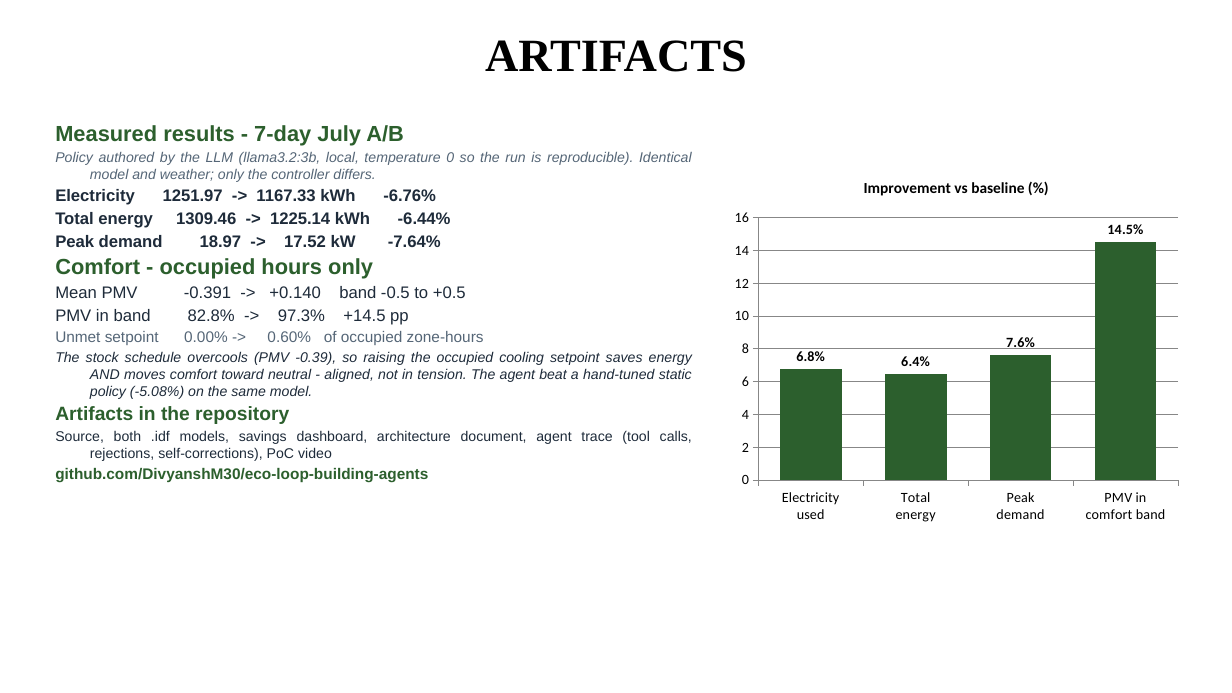
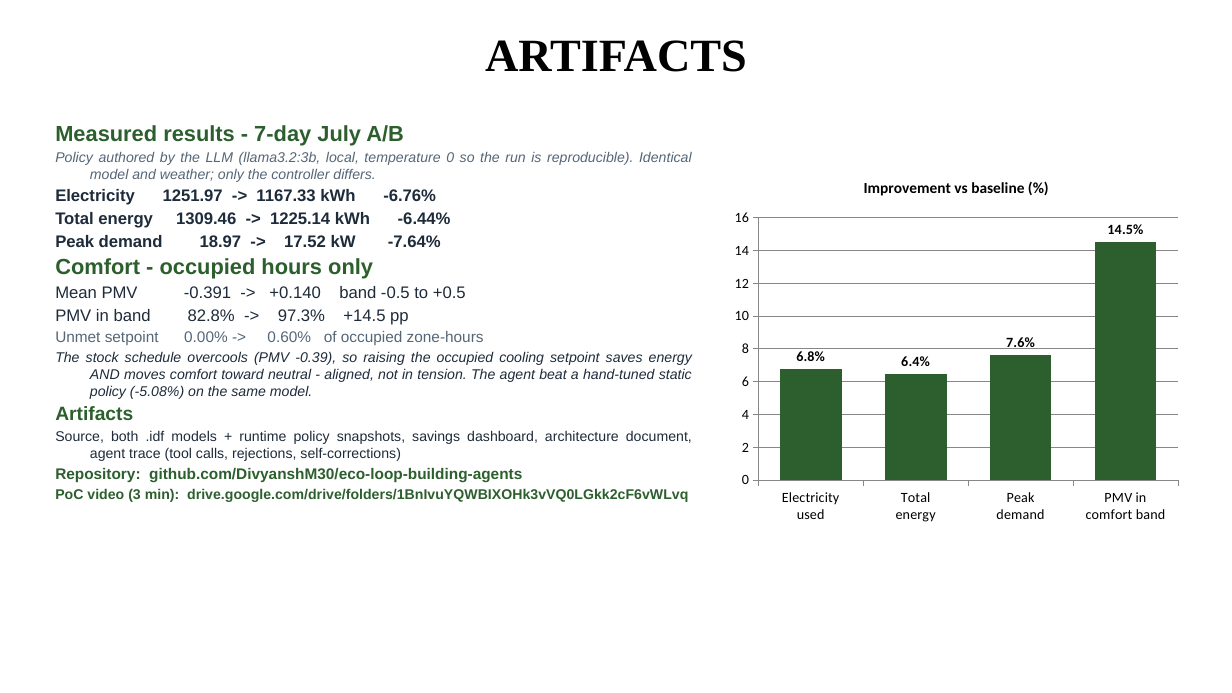
Before and after one commit to DivyanshM30/eco-loop-building-agents, a slide deck: slide 5 of deck/Eco-Loop_IDEA_Submission.pptx. Drawn at 1232x693 pixels with LibreOffice and Linux fonts; fonts in the diff are those of the drawing. Boxes give left, top, right and bottom in pixels: in the first picture for what was removed or moved away, otherwise in the second. Text is boxed around its words. In the diff, an @@ line names an element or a change of style, - is before the commit and + after.

Commit message:
Add PoC video link to README and deck; add dashboard screenshot conventions

```diff
--- a/deck/Eco-Loop_IDEA_Submission.pptx
+++ b/deck/Eco-Loop_IDEA_Submission.pptx
@@ text at (x1=55, y1=430, x2=692, y2=502): text changed; text colour #1E2B3A to #2C5F2D; bold on @@
-Artifacts in the repository
-Source, both .idf models, savings dashboard, architecture document, agent trace (tool calls, rejections, self-corrections), PoC video
-github.com/DivyanshM30/eco-loop-building-agents
+Artifacts
+Source, both .idf models + runtime policy snapshots, savings dashboard, architecture document, agent trace (tool calls, rejections, self-corrections)
+Repository: github.com/DivyanshM30/eco-loop-building-agents
+PoC video (3 min): drive.google.com/drive/folders/1BnIvuYQWBIXOHk3vVQ0LGkk2cF6vWLvq
```
Also in this commit, not shown: 11 other files.
